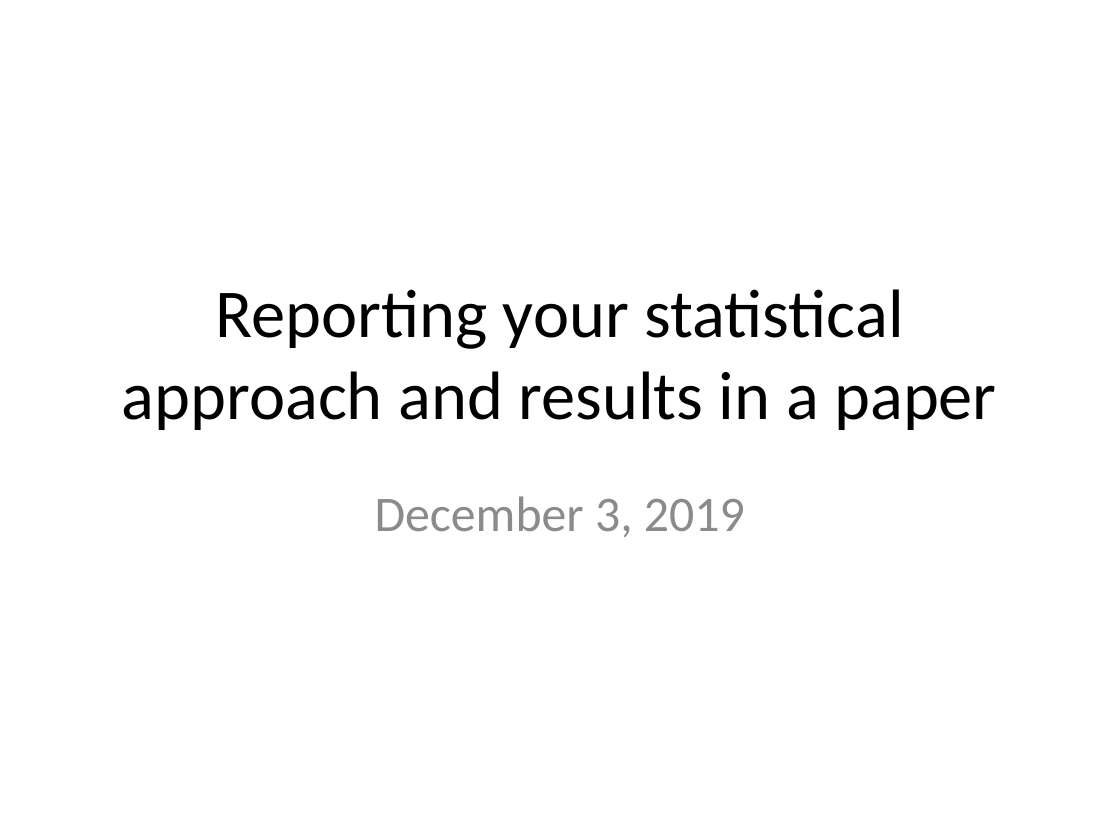
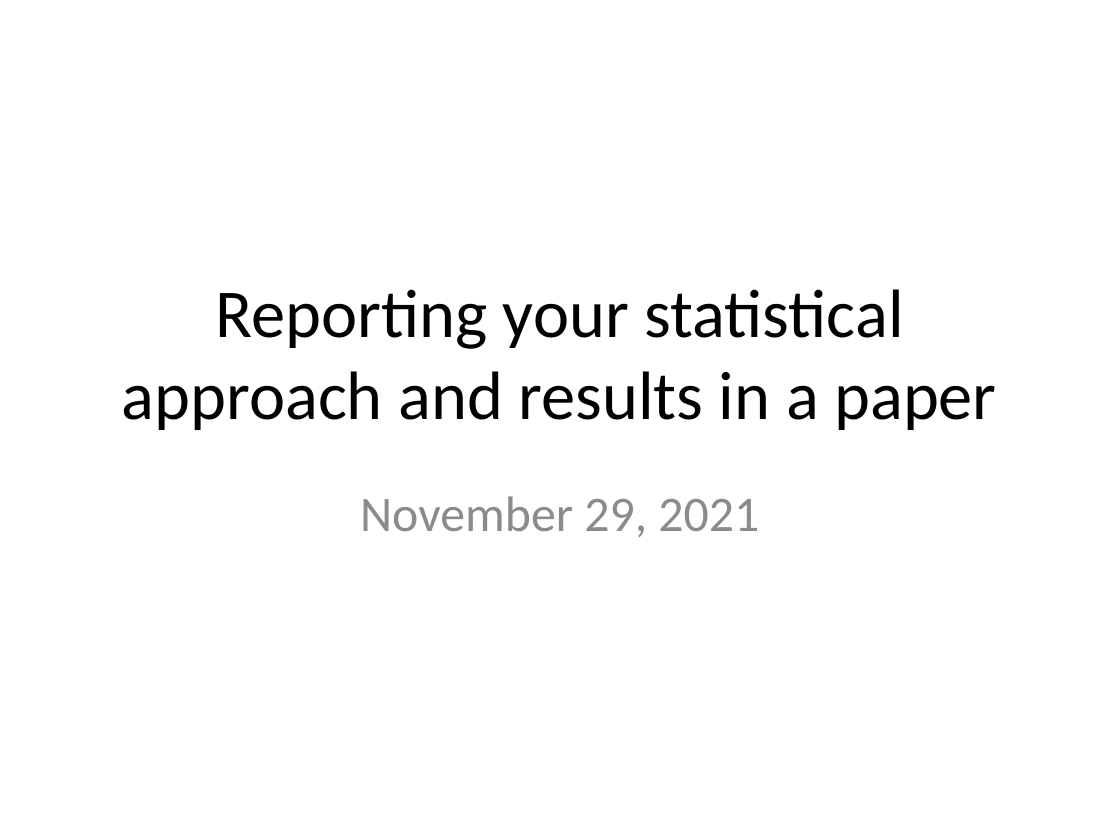
Before and after one commit to EEOB590A-Data-Science-in-R-Fall2021/CourseMaterials, a slide deck: slide 1 of 8. Writing a manuscript/what to include in a paper.pptx. Drawn at 1120x840 pixels with LibreOffice and Linux fonts; fonts in the diff are those of the drawing. Boxes give left, top, right and bottom in pixels: in the first picture for what was removed or moved away, otherwise in the second. Text is boxed around its words. In the diff, an @@ line names an element or a change of style, - is before the commit and + after.

```diff
--- a/8. Writing a manuscript/what to include in a paper.pptx
+++ b/8. Writing a manuscript/what to include in a paper.pptx
@@ subtitle at box(360, 496, 759, 537): text changed @@
-December 3, 2019
+November 29, 2021
```
Also in this commit, not shown: 4 other slides changed, 1 slide added, 3 other files.
